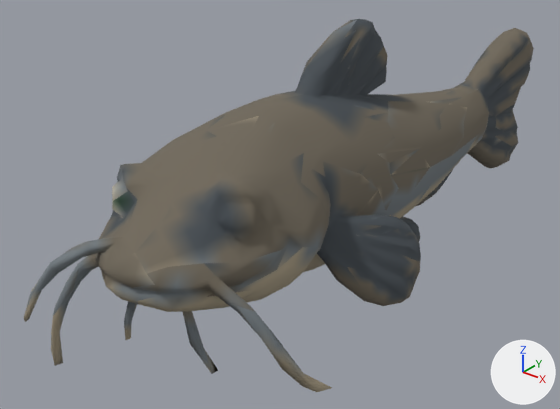
What one commit did to the glTF model public/models/fish-catfish.glb.
One viewpoint serves both versions: a 50 mm lens placed at (0.598, -0.891, 0.432), pointed at (-0.049, -0.082, -0.07). The axes (+X, +Y, +Z) are drawn at lower right. The lights are the same throughout. The picture after the commit comes second. Where no turn or scale is listed for an object, it has been applied to the vertices. Vertices at exactly the same position are counted once.

Names of what the first picture shows: 'tripo_node_1f75d625-d556-44bc-acd2-a0c98ef60fe5'.
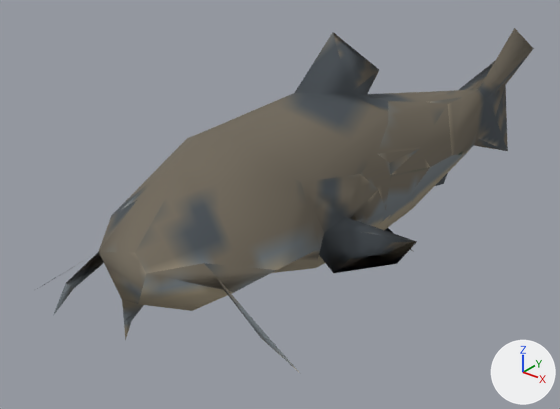
Where the newer file only moved an object's origin or applied its transform, the numbers keep the older frame.

Pixel boxes [x1, y1, x2, y2] of what changed, in the pictures (560 x 409 px):
'tripo_node_1f75d625-d556-44bc-acd2-a0c98ef60fe5', reshaped (8% shorter): before [24, 19, 534, 392]; after [39, 28, 534, 372]
part 1 of me_tripo_mesh_1f75d625_d556_44bc_acd2_a0c98ef60fe5, deleted: before [24, 19, 534, 392]

What changed in the scene script:
```text
Change me_tripo_mesh_1f75d625_d556_44bc_acd2_a0c98ef60fe5:
    used by ob_tripo_node_1f75d625_d556_44bc_acd2_a0c98ef60fe5; location = (0.0, 0.0, 0.0)
    remove me_tripo_mesh_1f75d625_d556_44bc_acd2_a0c98ef60fe5.from_pydata(...)  # 1215 vertices, 2426 faces; spans x -0.209..0.209, y -0.5..0.5, z -0.191..0.191
    add me_tripo_mesh_1f75d625_d556_44bc_acd2_a0c98ef60fe5.from_pydata(...)  # 153 vertices, 296 faces; spans x -0.187..0.189, y -0.495..0.5, z -0.185..0.179
    me_tripo_mesh_1f75d625_d556_44bc_acd2_a0c98ef60fe5 part 1: 1062 vertices removed from x -0.209..0.209, y -0.5..0.495, z -0.191..0.191
```
